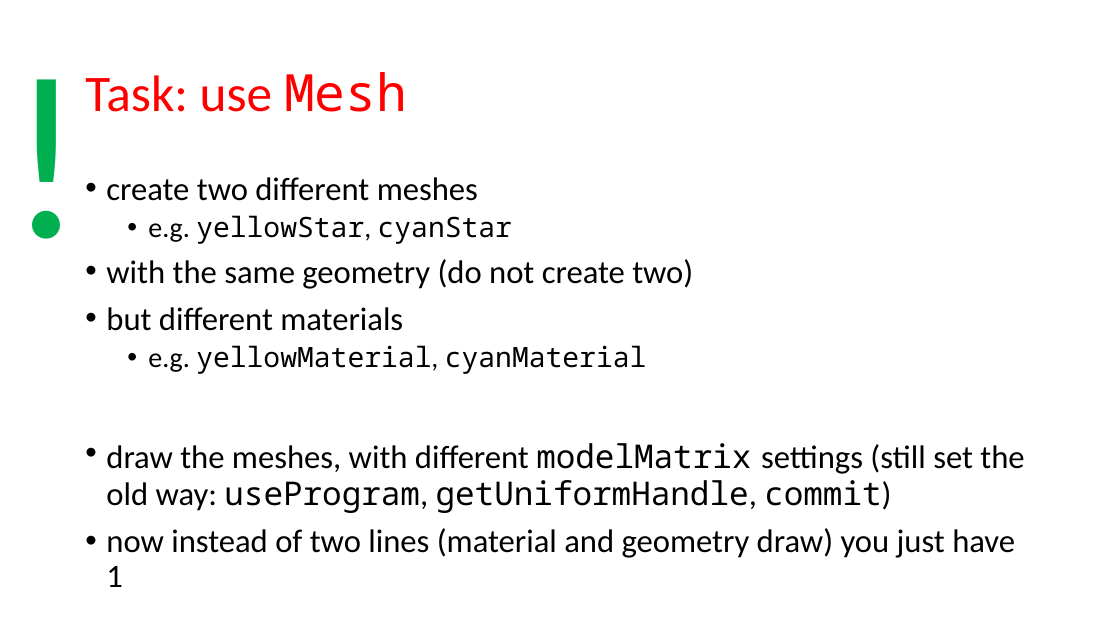
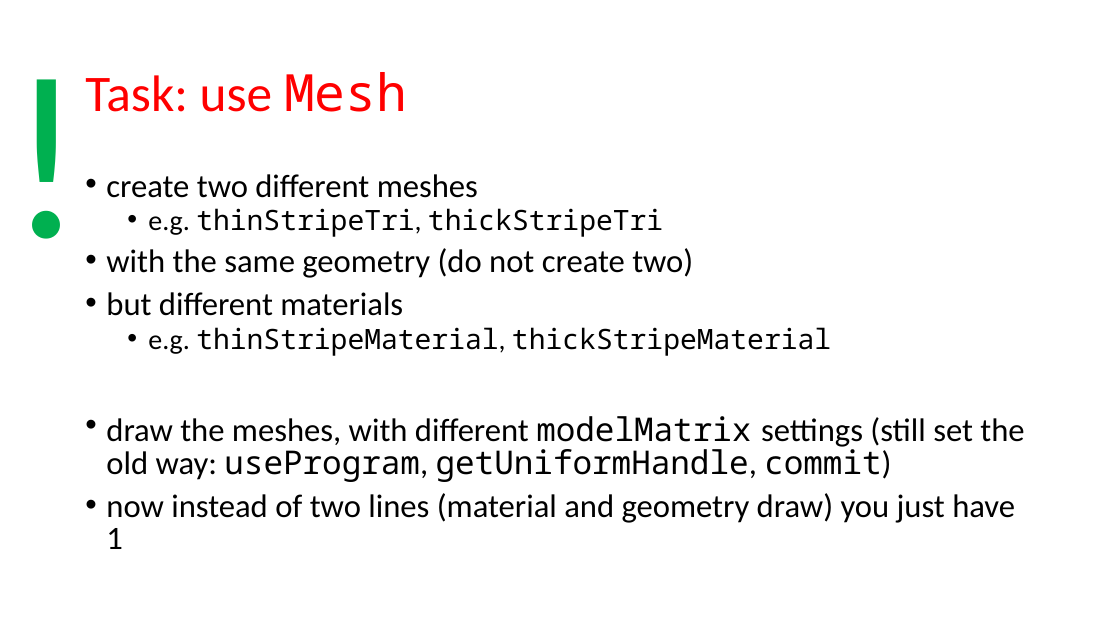
Before and after one commit to szecsi/kogfactory, a slide deck: slide 32 of projects/kog.020.030-gom/aitcg070 - Game Object Model.pptx. Drawn at 1120x630 pixels with LibreOffice and Linux fonts; fonts in the diff are those of the drawing. Boxes give left, top, right and bottom in pixels: in the first picture for what was removed or moved away, otherwise in the second. Text is boxed around its words. In the diff, an @@ line names an element or a change of style, - is before the commit and + after.

```diff
--- a/projects/kog.020.030-gom/aitcg070 - Game Object Model.pptx
+++ b/projects/kog.020.030-gom/aitcg070 - Game Object Model.pptx
@@ text at (106,174,1024,549): line spacing 0.9 to 0.8 @@
@@ text at (148,208,663,237): text changed @@
-  • e.g. yellowStar, cyanStar
+  • e.g. thinStripeTri, thickStripeTri
@@ text at (148,327,831,356): text changed @@
-  • e.g. yellowMaterial, cyanMaterial
+  • e.g. thinStripeMaterial, thickStripeMaterial
```
Also in this commit, not shown: 8 other slides changed, 1 slide removed, 3 other files.
